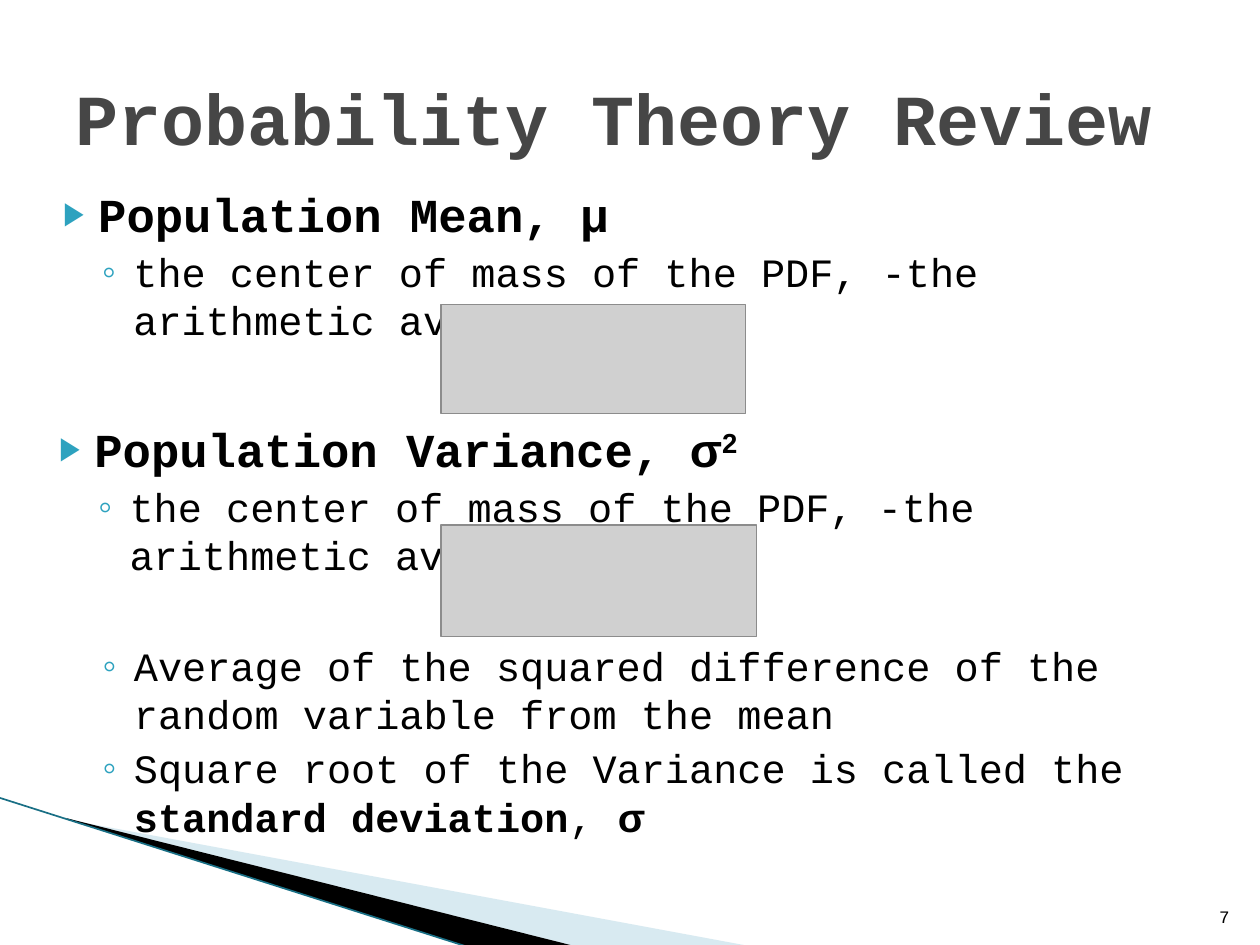
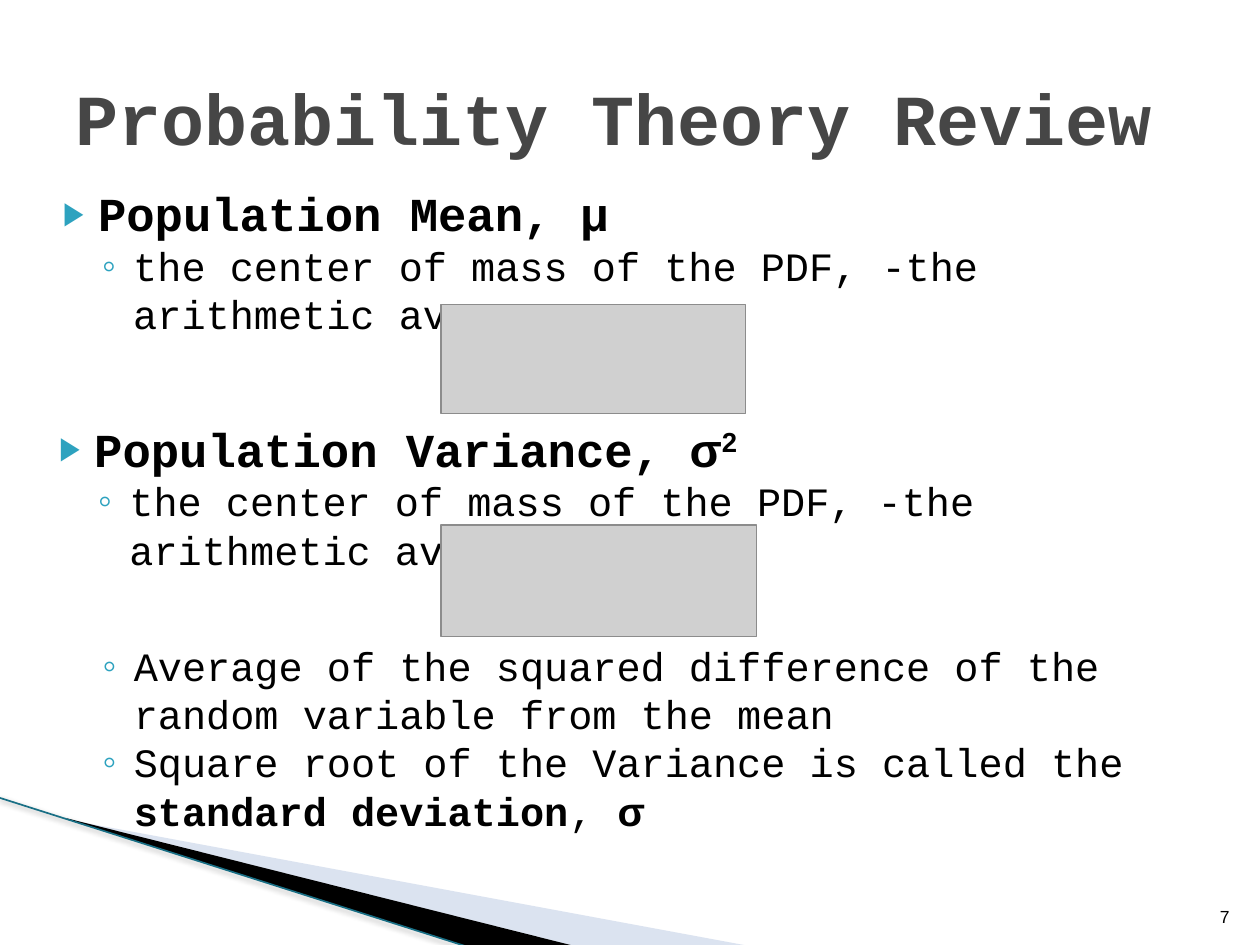
Before and after one commit to ctag/uah, a slide deck: slide 7 of cpe495/individual/hw05/EJ_Ch08_System_Reliability.pptx. Drawn at 1260x945 pixels with LibreOffice and Linux fonts; fonts in the diff are those of the drawing; grey boxes stand for pictures; background and template pictures are left out. Boxes give left, top, right and bottom in pixels: in the first picture for what was removed or moved away, otherwise in the second. Text is boxed around its words. In the diff, an @@ line names an element or a change of style, - is before the commit and + after.

```diff
--- a/cpe495/individual/hw05/EJ_Ch08_System_Reliability.pptx
+++ b/cpe495/individual/hw05/EJ_Ch08_System_Reliability.pptx
@@ less space between paragraphs in 3 elements at <box>94,433,975,577</box>, <box>134,652,1123,838</box>, <box>98,198,979,341</box> @@
@@ freeform shape at <box>98,689,622,888</box>: fill #A0CBDC at 40% opacity to #A7B9DB at 40% opacity @@
@@ freeform shape at <box>0,798,517,914</box>: outline redrawn @@
@@ line (0, 798) - (467, 945): stroke #97C5D8 0.95 pt to #196F85 0.96 pt @@
@@ page number at <box>1220,911,1230,923</box>: font Courier New to Arial @@
```
Also in this commit, not shown: 27 other slides changed, 1 other file.
